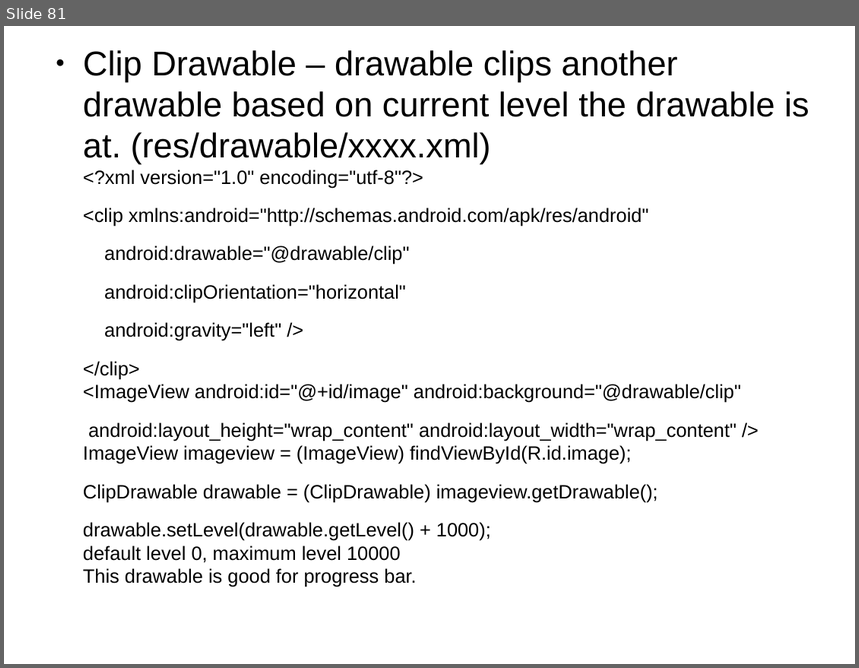
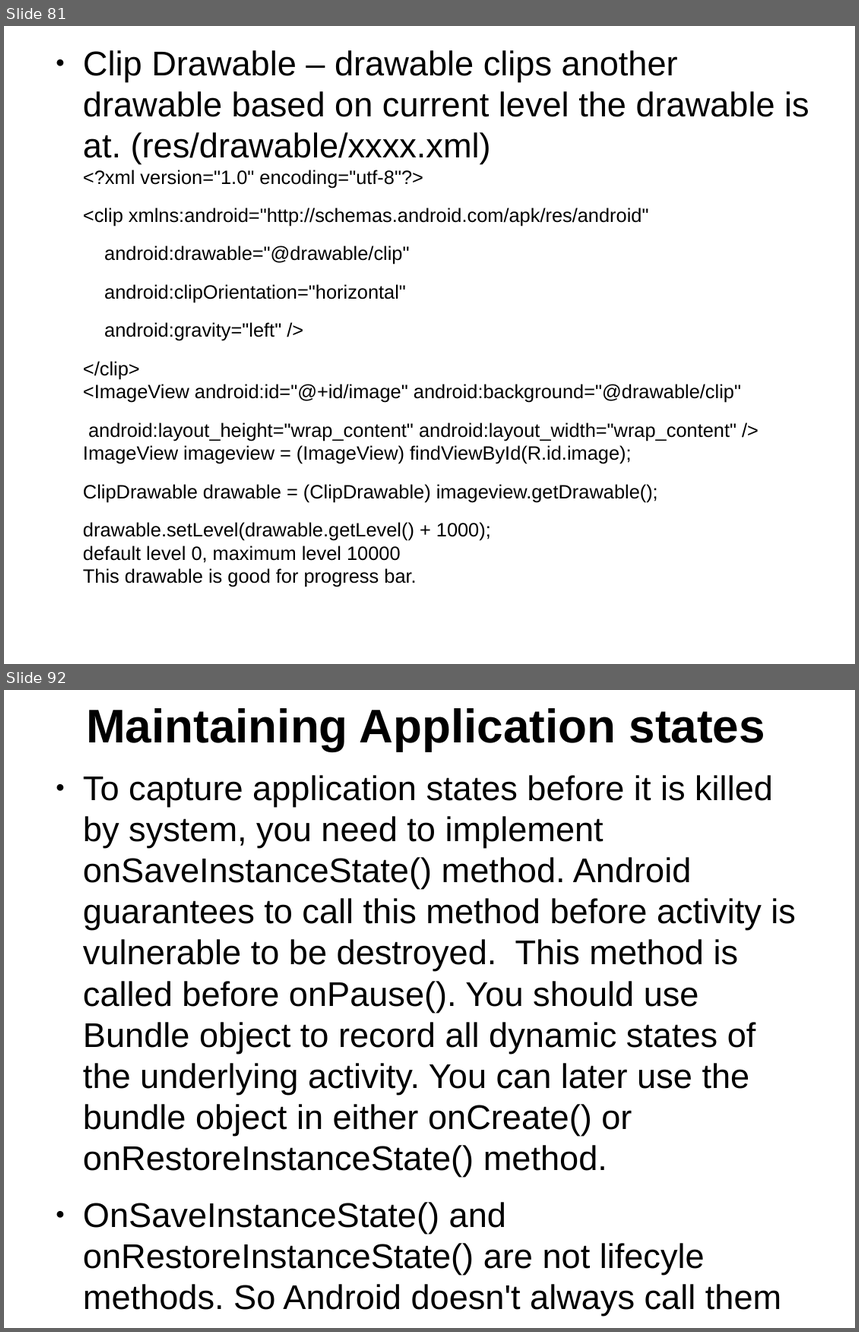
Before and after one commit to thegreatdao/testa, a slide deck: assets/android.odp. Shown one above the other, each under a label of ours: slide 81 before the commit, slides 81 and 92 after it; the slides between them are not shown. The pictures are 859x668 and 859x1332 pixels, drawn with LibreOffice and Linux fonts; fonts in the diff are those of the drawing. Boxes give left, top, right and bottom in pixels: in the first picture for what was removed or moved away, otherwise in the second. Text is boxed around its words. In the diff, an @@ line names an element or a change of style, - is before the commit and + after.

```diff
--- a/assets/android.odp
+++ b/assets/android.odp
@@ slide 92 added at (4,690,855,1328), background #FFFFFF @@
@@ title added at (86,708,766,752), 44 pt, text #000000, bold @@
+Maintaining Application states
@@ text added at (83,775,796,1316), 32 pt, text #000000 @@
+● To capture application states before it is killed by system, you need to implement onSaveInstanceState() method. Android guarantees to call this method before activity is vulnerable to be destroyed. This method is called before onPause(). You should use Bundle object to record all dynamic states of the underlying activity. You can later use the bundle object in either onCreate() or onRestoreInstanceState() method.
+● OnSaveInstanceState() and onRestoreInstanceState() are not lifecyle methods. So Android doesn't always call them
```
Also in this commit, not shown: 13 other slides added, 1 slide removed.
